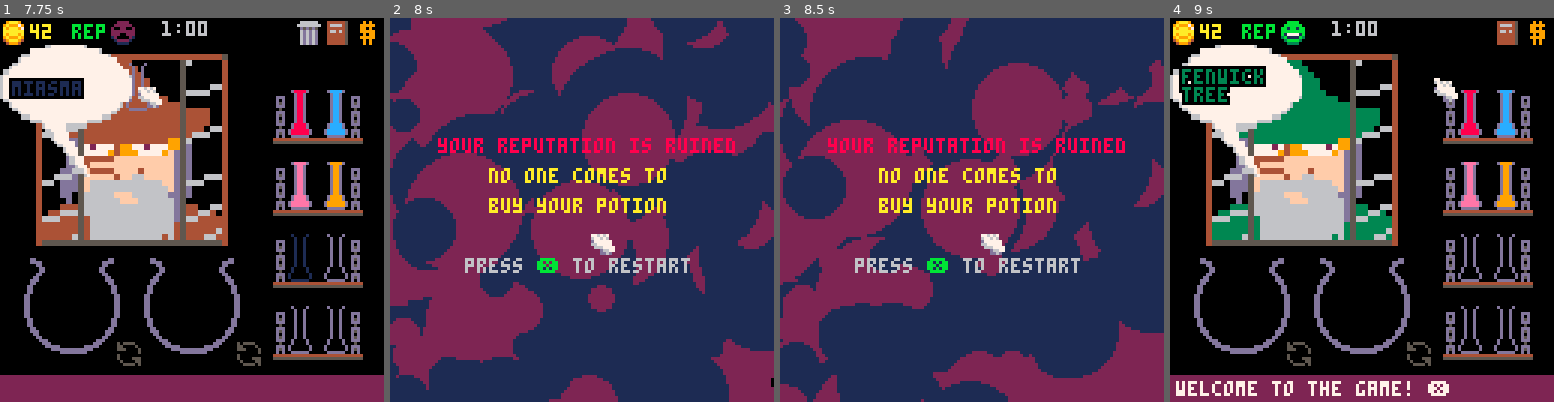
Above: before the commit, frames 1-4 (left to right).
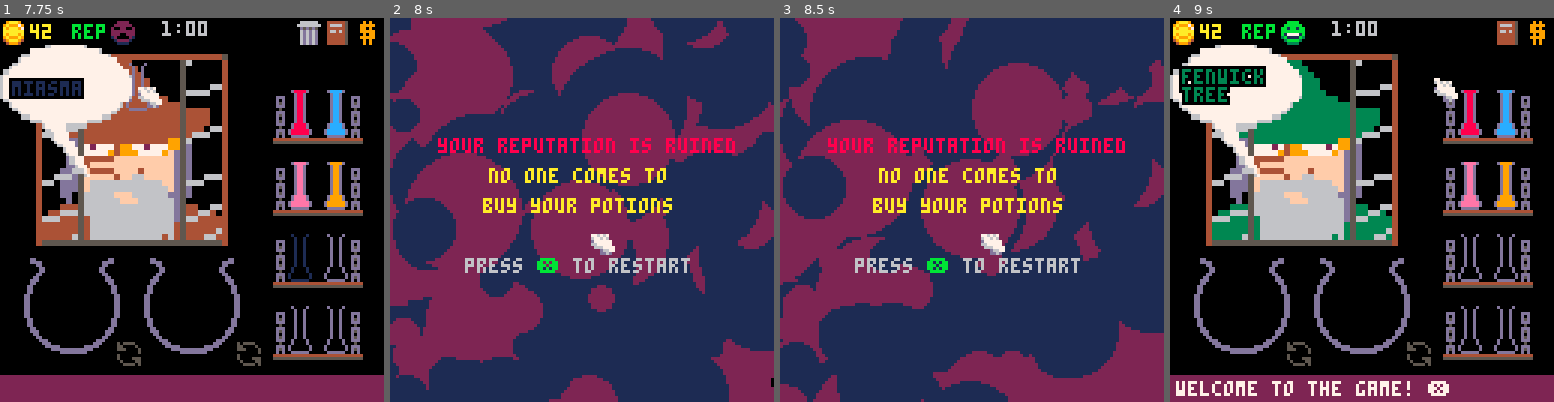
Above: after the commit, the same moments.

Repository: andbalch/cs4730_team_game
Game: PICO-8 cartridge potion.p8
Two runs of this game, one before a commit and one after it. Both use one fixed random seed, a clock stepped at 60 frames per second and the inputs below.
Inputs (mouse positions are in pixels of both pictures, inside the frame that each line leads up to):
- Up to frame 1 (7.75 s): tap X (X key) at 0.33, 1.07, 1.85, 2.97, 4.08, 5.2, 6.32, 7.43 s; click (280, 121) at 0.67 s; tap O (Z key) at 0.7, 1.7, 2.1, 2.5, 2.9, 3.3, 3.7, 4.1, 4.5, 4.9, 5.3, 5.7, 6.1, 6.5, 6.9, 7.3, 7.7 s; click (46, 267) at 1.22 s; click (107, 114) at 1.77 s; click (172, 259) at 2.32 s; click (234, 106) at 2.87 s; click (295, 256) at 3.42 s; click (61, 102) at 3.97 s; click (122, 248) at 4.52 s; click (184, 94) at 5.07 s; click (249, 244) at 5.62 s; click (311, 90) at 6.17 s; click (76, 236) at 6.72 s; click (138, 83) at 7.27 s
- Up to frame 2 (8 s): click (589, 229) at 7.82 s
- Up to frame 3 (8.5 s): tap O (Z key) at 8.1 s; click (1044, 79) at 8.37 s
- Up to frame 4 (9 s): tap O (Z key) at 8.5, 8.9 s; tap X (X key) at 8.55 s; click (1496, 225) at 8.92 s

Frame 1 is identical in both runs. In frame 2, 0.7% of the frame differs, in the area x 24-74%, y 46-51%; in frame 3, 0.7%; in frame 4, nothing differs.

Commit message:
Fixes acid bug

Diff:
--- a/endgame.lua
+++ b/endgame.lua
@@ -28,7 +28,7 @@
 
     print("your reputation is ruined", 16, 40, 8)
     print("no one comes to", 33, 50, 10)
-    print("buy your potion", 33, 60, 10)
+    print("buy your potions", 31, 60, 10)
     print("press    to restart", 25, 80, 6)
     print("❎", 49, 80, 11)
 end
--- a/simulation.lua
+++ b/simulation.lua
@@ -1,4 +1,4 @@
-density={0,10,8,20,4,20,1,12,11,9,2,5,5,99,20,10,10,50,0}
+density={0,10,8,20,4,20,1,12,11,9,2,19,5,99,20,10,10,50,0}
 
 function create_sim(x,y,w,h)
 	-- Make 2D buffer.
@@ -184,7 +184,6 @@
 									local nc=s:g(x+dx,y+dy)
 									if sc==0 and nc~=13 and nc~=6 and nc~=16 then
 										s:s(x+dx,y+dy,16)
-										discover(16,nc,16)
 									end
 								end
 							end
@@ -345,7 +344,7 @@
 
 -- Returns if a material is acid-proof.
 function acid_proof(c)
-	return c==11 or c==9 or c==8 or c==6 or c==7
+	return c==9 or c==8 or c==6 or c==7
 end
 
 -- Helper code to check if some combination of c1 and c2 are equal to v1 and v2
